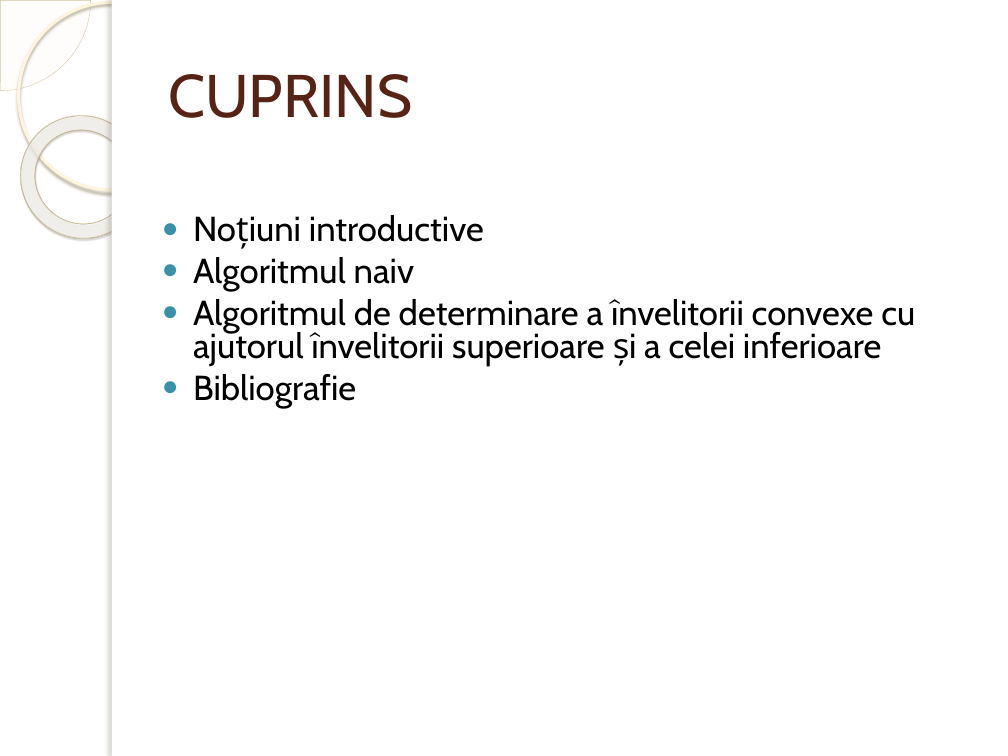
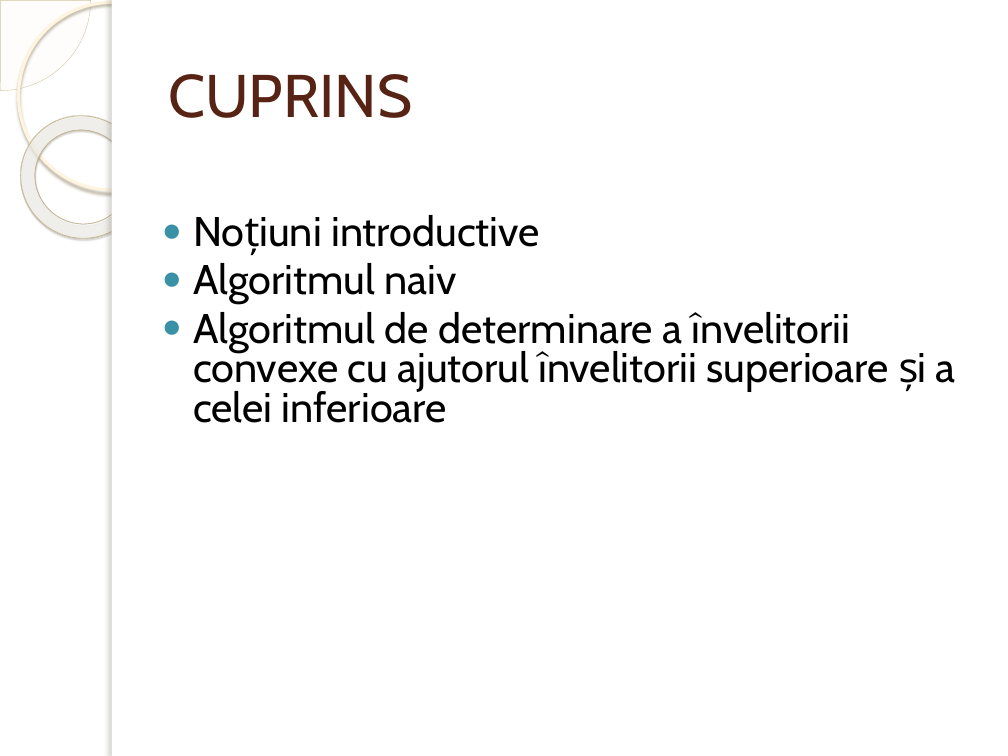
Before and after one commit to ChirodeaMoise/Geometrie_Computationala, a slide deck: slide 2 of Invelitoare Convexa/Invelitoare Convexa.pptx. Drawn at 1008x756 pixels with LibreOffice and Linux fonts; fonts in the diff are those of the drawing; background and template pictures are left out. Boxes give left, top, right and bottom in pixels: in the first picture for what was removed or moved away, otherwise in the second. Text is boxed around its words. In the diff, an @@ line names an element or a change of style, - is before the commit and + after.

```diff
--- a/Invelitoare Convexa/Invelitoare Convexa.pptx
+++ b/Invelitoare Convexa/Invelitoare Convexa.pptx
@@ text "Noțiuni introductive" at box(193, 215, 956, 423): size 24.8 to 29.6 pt @@
@@ text at box(193, 374, 356, 408): paragraph removed @@
-● Bibliografie
```
Also in this commit, not shown: 2 other slides changed, 1 other file.
